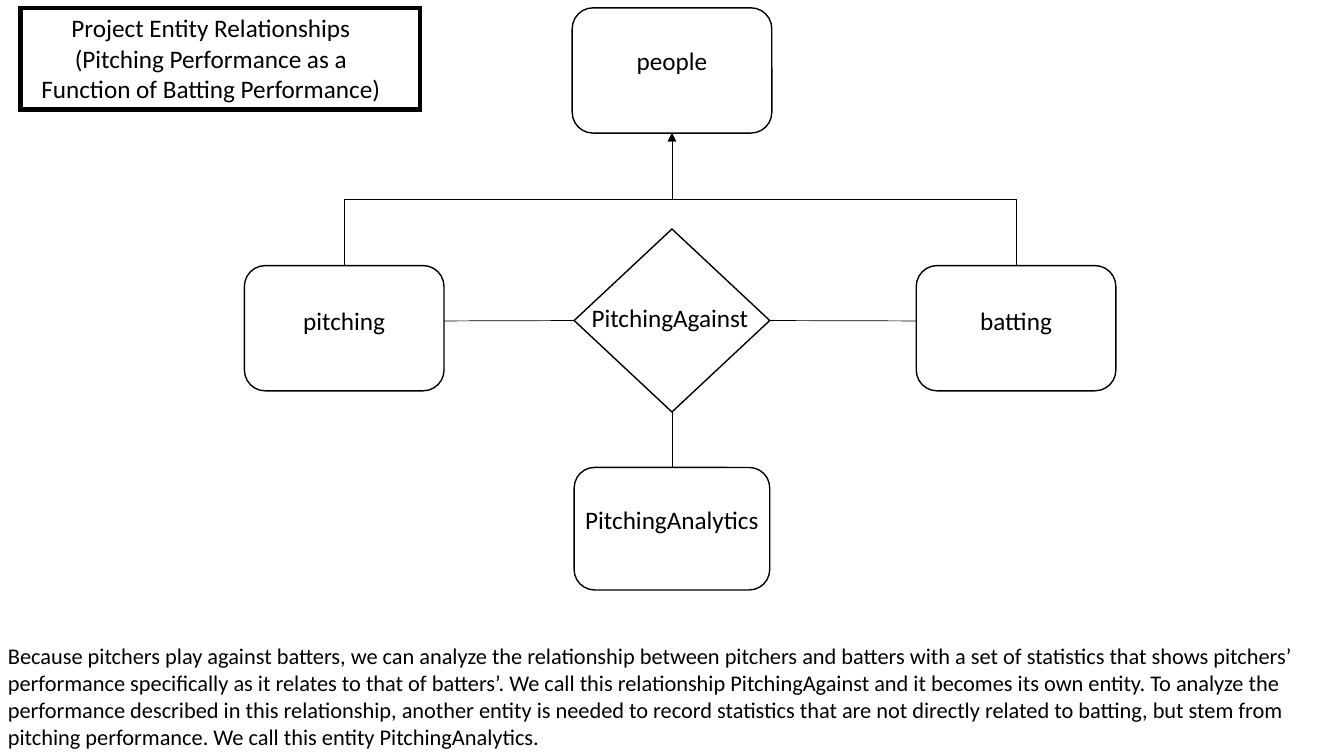
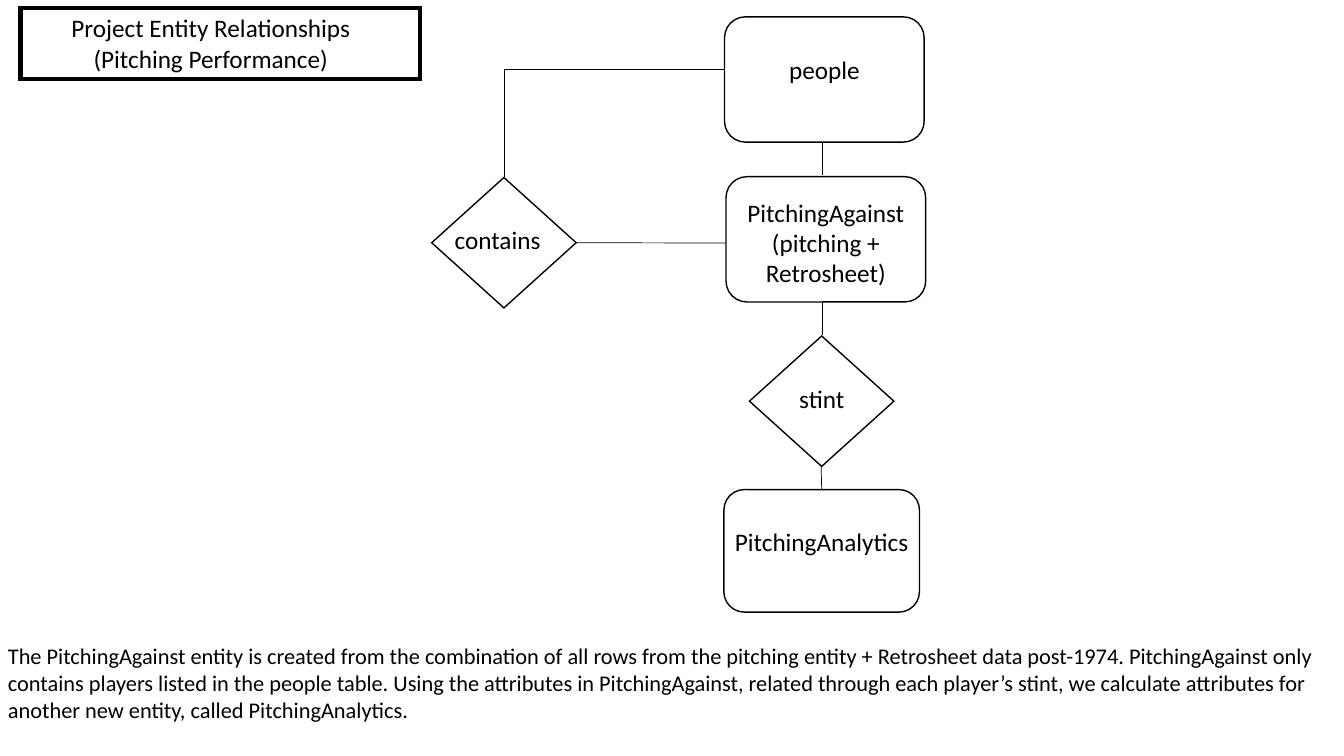
Before and after one commit to Matt-Hays/CS5302, a slide deck: slide 3 of Documentation/ER_diagrams.pptx. Drawn at 1344x756 pixels with LibreOffice and Linux fonts; fonts in the diff are those of the drawing. Boxes give left, top, right and bottom in pixels: in the first picture for what was removed or moved away, otherwise in the second. Text is boxed around its words. In the diff, an @@ line names an element or a change of style, - is before the commit and + after.

```diff
--- a/Documentation/ER_diagrams.pptx
+++ b/Documentation/ER_diagrams.pptx
@@ rectangle: place and size @@
-rectangle at <box>20,8,419,110</box>
+rectangle at <box>20,8,419,80</box>
@@ text at <box>71,19,350,73</box>: text changed @@
-Project Entity Relationships (Pitching Performance as a Function of Batting Performance)
+Project Entity Relationships (Pitching Performance)
@@ rounded rectangle: place and size @@
-rounded rectangle at <box>573,8,772,133</box>
+rounded rectangle at <box>725,17,925,142</box>
@@ text "people": place and size @@
-text "people" at <box>637,52,708,74</box>
+text "people" at <box>789,61,860,83</box>
@@ elbow arrow moved from (344, 265) - (673, 133) to (504, 177) - (725, 70) @@
@@ elbow arrow (504, 177) - (725, 70): elbow arrow to elbow line @@
@@ elbow arrow removed from (1016, 265) to (673, 133) @@
@@ line added from (823, 142) to (823, 175), #000000 0.5 pt @@
@@ diamond added at <box>432,177,576,308</box>, outline #000000 1 pt @@
@@ rounded rectangle: place and size @@
-rounded rectangle at <box>244,265,444,390</box>
+rounded rectangle at <box>726,176,926,301</box>
@@ text at <box>747,204,904,286</box>: text changed @@
-pitching
+PitchingAgainst
+(pitching + Retrosheet)
@@ text added at <box>455,231,541,250</box>, 18 pt, text #000000 @@
+contains
@@ line moved from (444, 321) - (575, 321) to (577, 243) - (726, 243) @@
@@ rounded rectangle removed at <box>917,265,1116,390</box> @@
@@ text removed at <box>592,309,749,332</box> @@
-PitchingAgainst
@@ line moved from (770, 321) - (917, 321) to (823, 302) - (823, 335) @@
@@ text removed at <box>980,312,1052,335</box> @@
-batting
@@ diamond: place and size @@
-diamond at <box>575,229,770,412</box>
+diamond at <box>750,336,894,466</box>
@@ text added at <box>799,390,844,409</box>, 18 pt, text #000000 @@
+stint
@@ line moved from (673, 412) - (673, 468) to (822, 466) - (822, 490) @@
@@ rounded rectangle: place and size @@
-rounded rectangle at <box>575,468,770,591</box>
+rounded rectangle at <box>724,490,920,613</box>
@@ text "PitchingAnalytics": place and size @@
-text "PitchingAnalytics" at <box>585,511,758,534</box>
+text "PitchingAnalytics" at <box>735,533,908,556</box>
@@ text at <box>8,648,1312,722</box>: text changed @@
-Because pitchers play against batters, we can analyze the relationship between pitchers and batters with a set of statistics that shows pitchers’ performance specifically as it relates to that of batters’. We call this relationship PitchingAgainst and it becomes its own entity. To analyze the performance described in this relationship, another entity is needed to record statistics that are not directly related to batting, but stem from pitching performance. We call this entity PitchingAnalytics.
+The PitchingAgainst entity is created from the combination of all rows from the pitching entity + Retrosheet data post-1974. PitchingAgainst only contains players listed in the people table. Using the attributes in PitchingAgainst, related through each player’s stint, we calculate attributes for another new entity, called PitchingAnalytics.
```
Also in this commit, not shown: 2 other slides changed.
